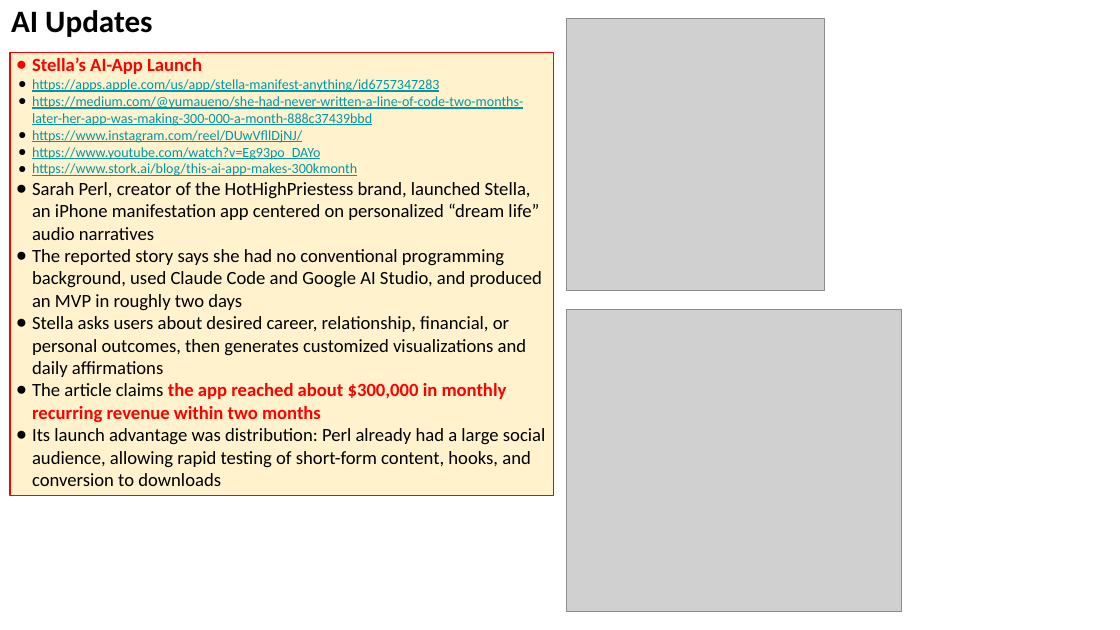
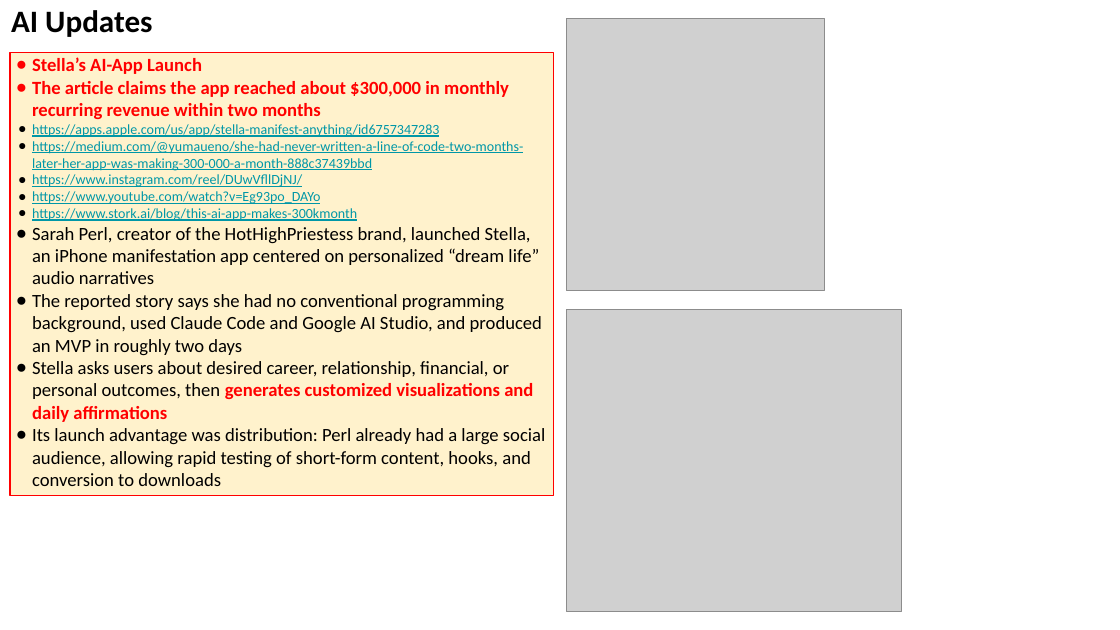
Before and after one commit to lselector/seminar, a slide deck: slide 18 of 2026/2026-08-14-AI-Updates.pptx. Drawn at 1120x630 pixels with LibreOffice and Linux fonts; fonts in the diff are those of the drawing; grey boxes stand for pictures. Boxes give left, top, right and bottom in pixels: in the first picture for what was removed or moved away, otherwise in the second. Text is boxed around its words. In the diff, an @@ line names an element or a change of style, - is before the commit and + after.

```diff
--- a/2026/2026-08-14-AI-Updates.pptx
+++ b/2026/2026-08-14-AI-Updates.pptx
@@ text in rectangle at (32,81,509,119): paragraph added @@
+● The article claims the app reached about $300,000 in monthly recurring revenue within two months
@@ text in rectangle at (32,383,507,422): paragraph removed @@
-● The article claims the app reached about $300,000 in monthly recurring revenue within two months
@@ text in rectangle at (32,361,533,422): text colour #000000 to #FF0000, bold on in "generates customized visualizations and daily affirmations" @@
```
Also in this commit, not shown: 27 other slides changed, 5 slides added.
